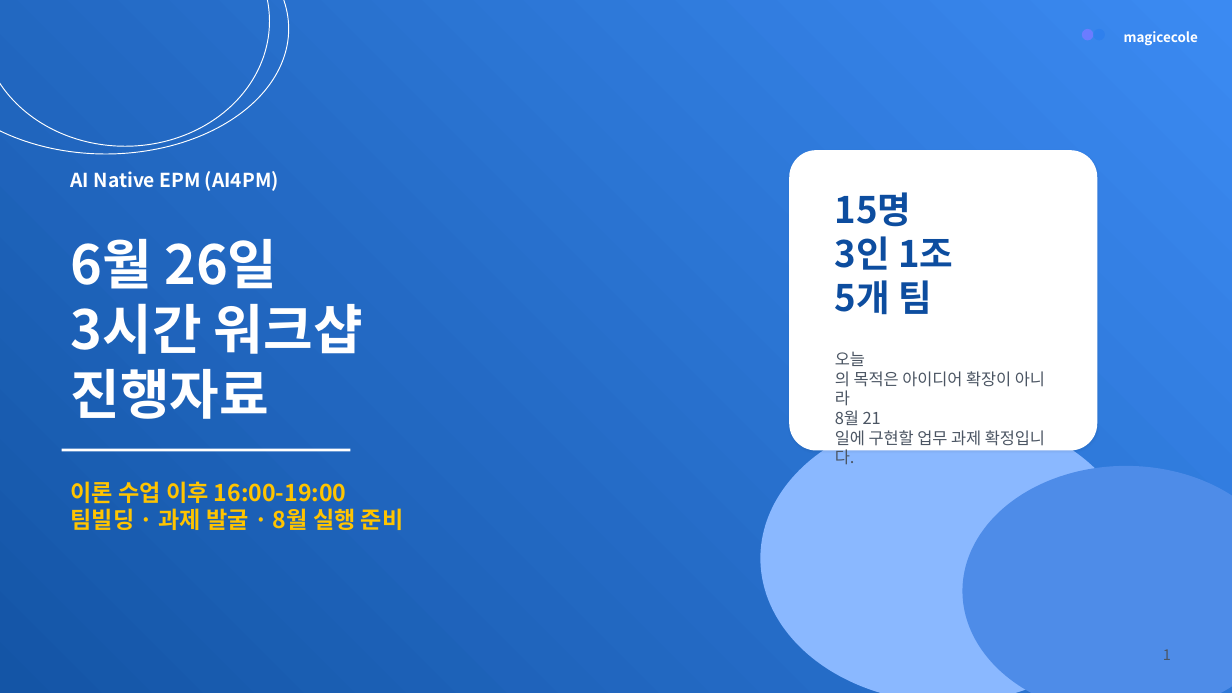
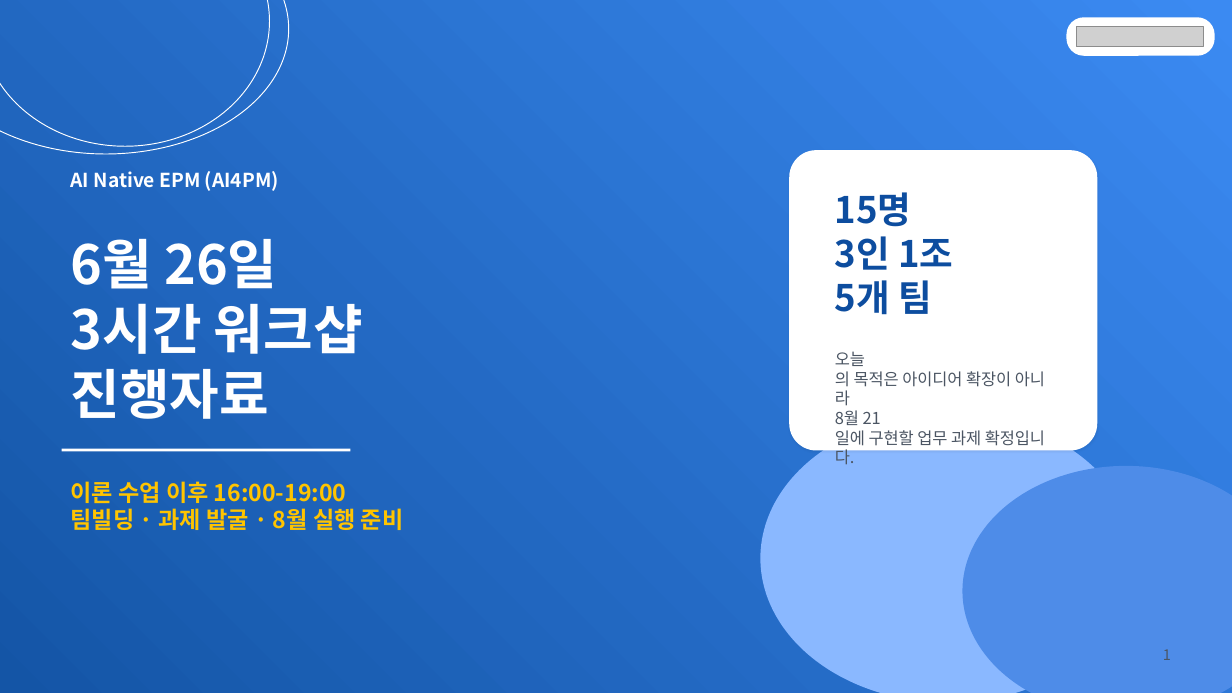
Before and after one commit to MagicecoleAI/shinsegae-ic-ai-native-workshop, a slide deck: slide 1 of outputs/shinsegae-ai4pm-0626-3h-workshop.pptx. Drawn at 1232x693 pixels with LibreOffice and Linux fonts; fonts in the diff are those of the drawing; grey boxes stand for pictures. Boxes give left, top, right and bottom in pixels: in the first picture for what was removed or moved away, otherwise in the second. Text is boxed around its words. In the diff, an @@ line names an element or a change of style, - is before the commit and + after.

```diff
--- a/outputs/shinsegae-ai4pm-0626-3h-workshop.pptx
+++ b/outputs/shinsegae-ai4pm-0626-3h-workshop.pptx
@@ rounded rectangle added at [1067,18,1214,56], fill #FFFFFF @@
@@ picture added at [1077,26,1204,46] @@
@@ ellipse removed at [1082,29,1093,40] @@
@@ ellipse removed at [1093,29,1104,40] @@
@@ text removed at [1124,31,1198,45] @@
-magicecole
```
Also in this commit, not shown: 26 other slides changed, 2 other files.
